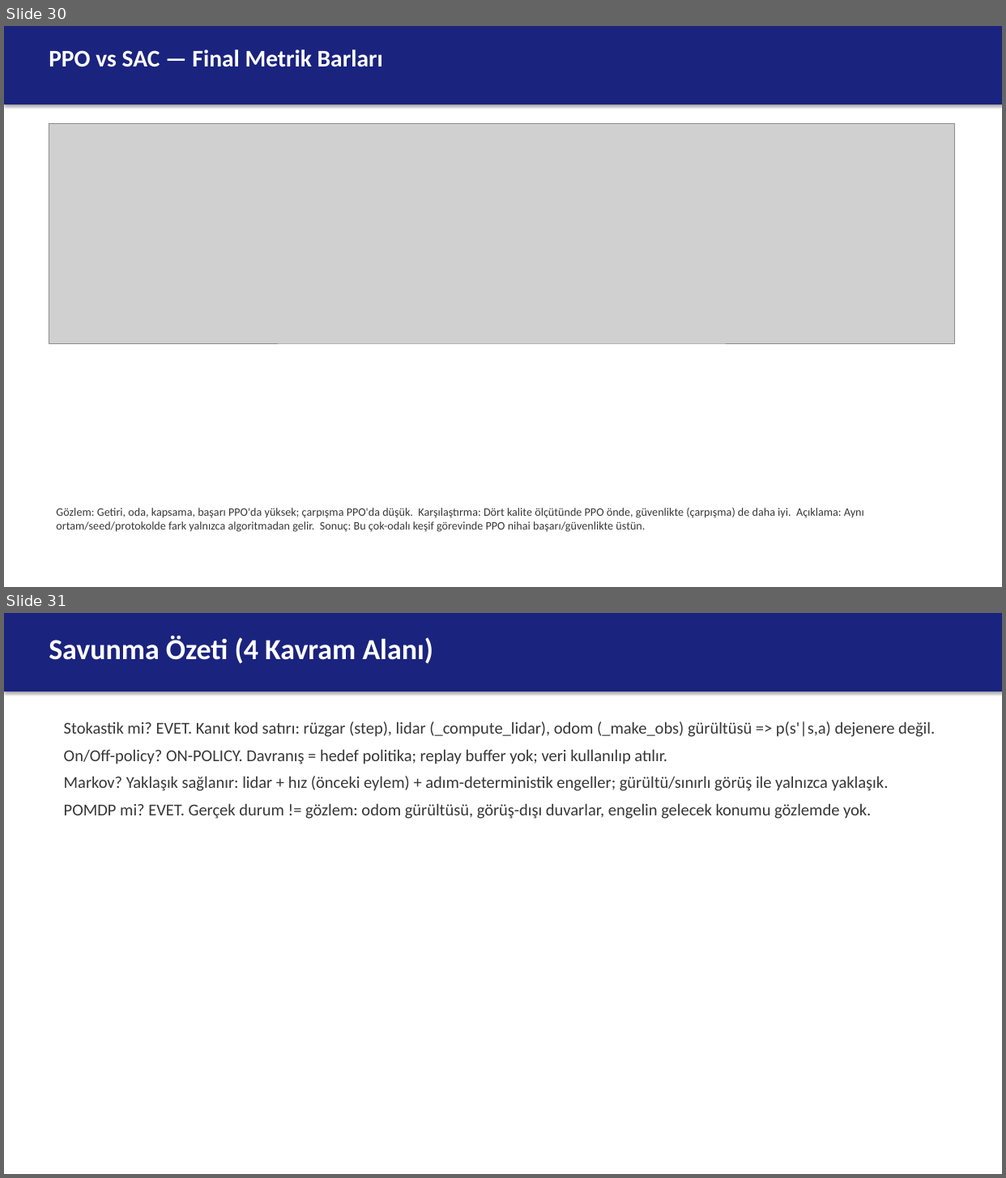
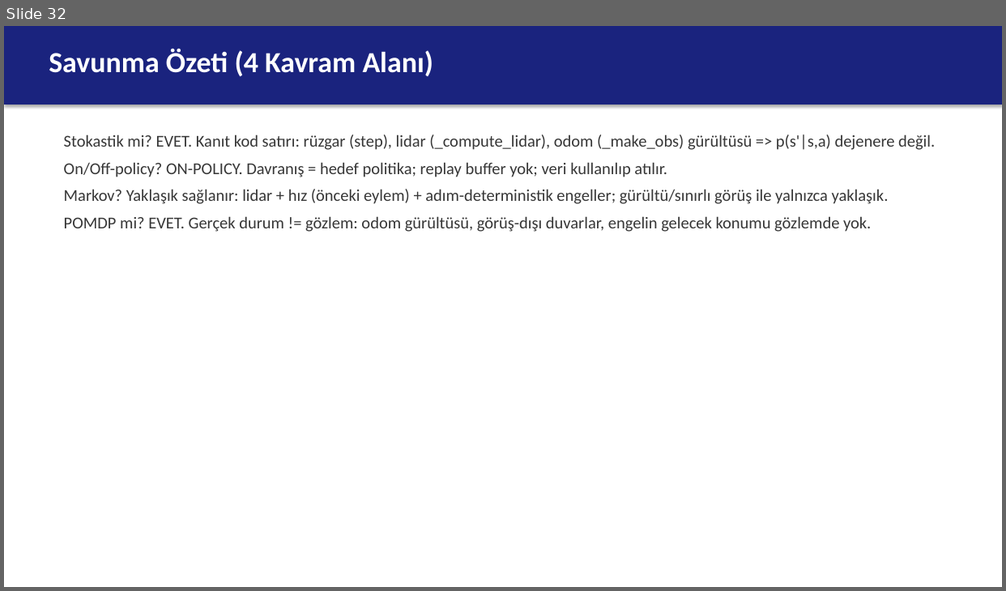
Before and after one commit to berkeryigit/rl_drone_pathfinding, a slide deck: deliverables/sunum/220202046_sunum.pptx. Shown one above the other, each under a label of ours: slides 30 and 31 before the commit, slide 32 after it. The pictures are 1006x1178 and 1006x591 pixels, drawn with LibreOffice and Linux fonts; fonts in the diff are those of the drawing; grey boxes stand for pictures. Boxes give left, top, right and bottom in pixels: in the first picture for what was removed or moved away, otherwise in the second. Text is boxed around its words. In the diff, an @@ line names an element or a change of style, - is before the commit and + after.

```diff
--- a/deliverables/sunum/220202046_sunum.pptx
+++ b/deliverables/sunum/220202046_sunum.pptx
@@ slide 30 removed at <box>4,26,1002,587</box>, background #FFFFFF @@
@@ rectangle removed at <box>4,26,1002,105</box> @@
@@ text removed at <box>49,49,383,67</box> @@
-PPO vs SAC — Final Metrik Barları
@@ picture removed at <box>49,123,955,344</box> @@
@@ text removed at <box>56,508,864,532</box> @@
-Gözlem: Getiri, oda, kapsama, başarı PPO'da yüksek; çarpışma PPO'da düşük. Karşılaştırma: Dört kalite ölçütünde PPO önde, güvenlikte (çarpışma) de daha iyi. Açıklama: Aynı ortam/seed/protokolde fark yalnızca algoritmadan gelir. Sonuç: Bu çok-odalı keşif görevinde PPO nihai başarı/güvenlikte üstün.
@@ what was slide 31 is now slide 32 @@
```
Also in this commit, not shown: 2 slides changed, 6 slides added, 4 other slides removed, 37 other files.
